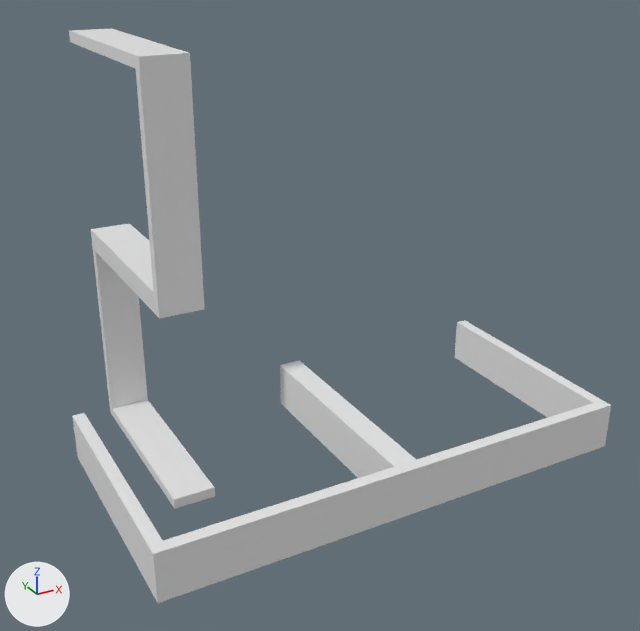
What one commit did to the OBJ model data/bmc/SET_4W2C/t_458.obj.
One viewpoint serves both versions: a camera (50 mm lens) standing at (-0.819, -1.634, 0.719) and looking at (0.046, -0.06, -0.068). The axes (+X, +Y, +Z) are drawn at lower left. The lights are the same throughout. Where no turn or scale is listed for an object, it has been applied to the vertices.

Names of what the first picture shows: 't_458'.
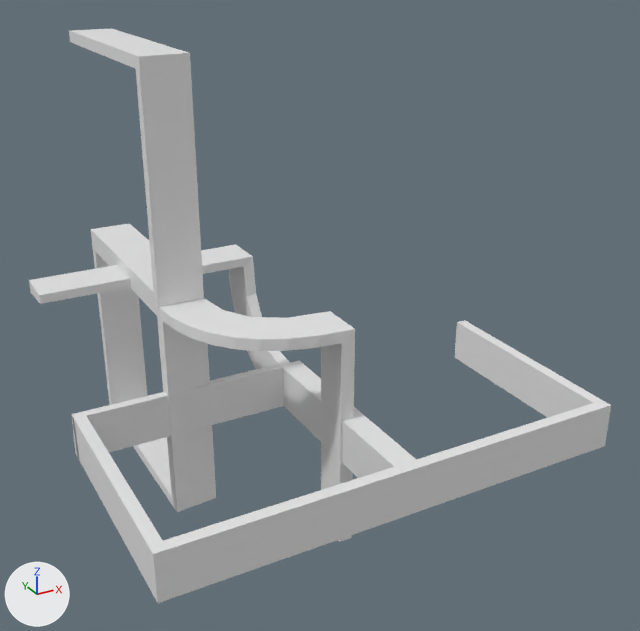
Boxes (x1, y1, x2, y2) around the edits, measured in the pictures (640 x 631 px; the box of a moved part takes in the faces that stretch with it):
```json
{"object": "t_458", "change": "reshaped", "before": [69, 28, 611, 603], "after": [29, 28, 611, 603], "on screen": "7% wider"}
{"part": 1, "of": "me_t_458", "change": "added", "after": [157, 298, 355, 542]}
{"part": 2, "of": "me_t_458", "change": "added", "after": [29, 244, 292, 459]}
{"part": 3, "of": "me_t_458", "change": "moved or reshaped", "before": [159, 57, 204, 319], "after": [159, 57, 204, 319]}
```

The change, as JSON lines over the scene's bpy script:
```json
{"block": "me_t_458", "where": "# used by ob_t_458; location = (0.0, 0.0, 0.0)"}
{"op": "remove", "block": "me_t_458", "code": "me_t_458.from_pydata(...)  # 60 vertices, 112 faces; spans x -0.5..0.5, y -0.5..0.5, z -0.5..0.5"}
{"op": "add", "block": "me_t_458", "code": "me_t_458.from_pydata(...)  # 204 vertices, 392 faces; spans x -0.5..0.5, y -0.5..0.5, z -0.5..0.5"}
{"block": "me_t_458", "change": "me_t_458 part 1: a new loose piece of 72 vertices spanning x -0.3..0.0, y -0.286..0.014, z -0.5..0.0"}
{"block": "me_t_458", "change": "me_t_458 part 2: a new loose piece of 72 vertices spanning x -0.5..0.0, y -0.014..0.286, z -0.3..0.0"}
{"block": "me_t_458", "change": "me_t_458 part 3"}
{"block": "me_t_458", "change": "17 faces are deleted"}
{"block": "me_t_458", "change": "17 new faces join them"}
```
